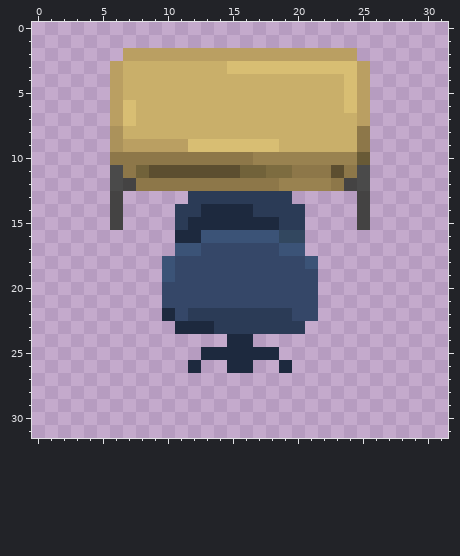
Two states of a pixel-art sprite, ComPuzzle Assets/Desk.png. The first picture shows the starting point.
The file is 32x32 pixels. Colours within 5 levels of each other are drawn and written as one.
New version:
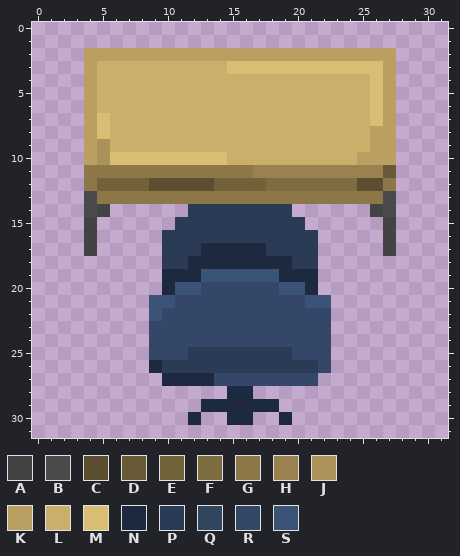
Palette (. is transparent): A #444343  B #4a4a4a  C #5c4e30  D #685a36  E #71623a  F #7d6c40  G #8d7749  H #998250  J #ab925b  K #ba9f62  L #c9af6a  M #d8be73  N #1d293e  P #2b3b56  Q #32475f  R #354768  S #3b5377
Diff:
@@ x 0..31 @@
  1 ................................
- 2 .......KKKKKKKKKKKKKKKKKK.......
- 3 ......KLLLLLLLLMMMMMMMMMMK......
- 4 ......KLLLLLLLLLLLLLLLLLMK......
- 5 ......KLLLLLLLLLLLLLLLLLMK......
- 6 ......KMLLLLLLLLLLLLLLLLMK......
- 7 ......KMLLLLLLLLLLLLLLLLLK......
- 8 ......JLLLLLLLLLLLLLLLLLLG......
- 9 ......JKKKKKMMMMMMMLLLLLLG......
-10 ......GGGGGGGGGGGHHHHHHHHD......
-11 ......BGECCCCCCCEEFFGGGCGB......
-12 ......BAGGGGGGGGGGGHHHHGAB......
-13 ......A.....PPPPPPPP.....A......
-14 ......A....PPNNNNPPPP....A......
-15 ......A....PNNNNNNNPP....A......
-16 ...........NNSSSSSSQQ...........
-17 ...........SSRRRRRRSS...........
-18 ..........SRRRRRRRRRRS..........
-19 ..........SRRRRRRRRRRR..........
-20 ..........RRRRRRRRRRRR..........
-21 ..........RRRRRRRRRRRR..........
-22 ..........NRPPPPPPPPRR..........
-23 ...........NNNPPPPPPP...........
-24 ...............NN...............
-25 .............NNNNNN.............
-26 ............N..NN..N............
-27 ................................
-28 ................................
-29 ................................
-30 ................................
+ 2 ....KKKKKKKKKKKKKKKKKKKKKKKK....
+ 3 ....KLLLLLLLLLLMMMMMMMMMMMMK....
+ 4 ....KLLLLLLLLLLLLLLLLLLLLLMK....
+ 5 ....KLLLLLLLLLLLLLLLLLLLLLMK....
+ 6 ....KLLLLLLLLLLLLLLLLLLLLLMK....
+ 7 ....KMLLLLLLLLLLLLLLLLLLLLMK....
+ 8 ....KMLLLLLLLLLLLLLLLLLLLLKK....
+ 9 ....KJLLLLLLLLLLLLLLLLLLLLKK....
+10 ....KJMMMMMMMMMLLLLLLLLLLKKK....
+11 ....GGGGGGGGGGGGGHHHHHHHHHHD....
+12 ....GEEEECCCCCEEEEFFFFFFFCCG....
+13 ....BGGGGGGGGGGGGGGGGGGGGGGB....
+14 ....BA......PPPPPPPP......AB....
+15 ....A......PPPPPPPPPP......A....
+16 ....A.....PPPPPPPPPPPP.....A....
+17 ....A.....PPPNNNNNPPPP.....A....
+18 ..........PPNNNNNNNNPP..........
+19 ..........NNNSSSSSSNNN..........
+20 ..........NSSRRRRRRSSN..........
+21 .........SSRRRRRRRRRRSS.........
+22 .........SRRRRRRRRRRRRR.........
+23 .........RRRRRRRRRRRRRR.........
+24 .........RRRRRRRRRRRRRR.........
+25 .........RRRPPPPPPPPRRR.........
+26 .........NPPPPPPPPPPPPR.........
+27 ..........NNNNRRRRRRRR..........
+28 ...............NN...............
+29 .............NNNNNN.............
+30 ............N..NN..N............
 31 ................................
